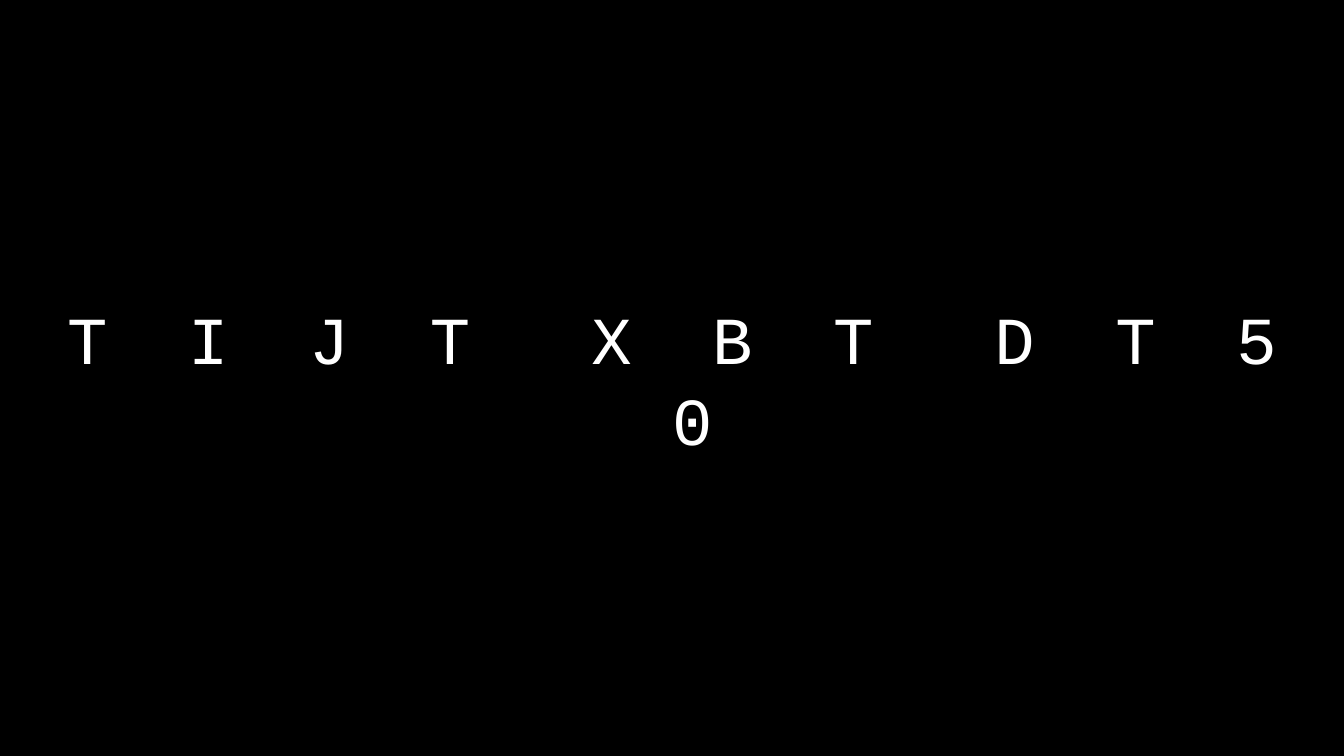
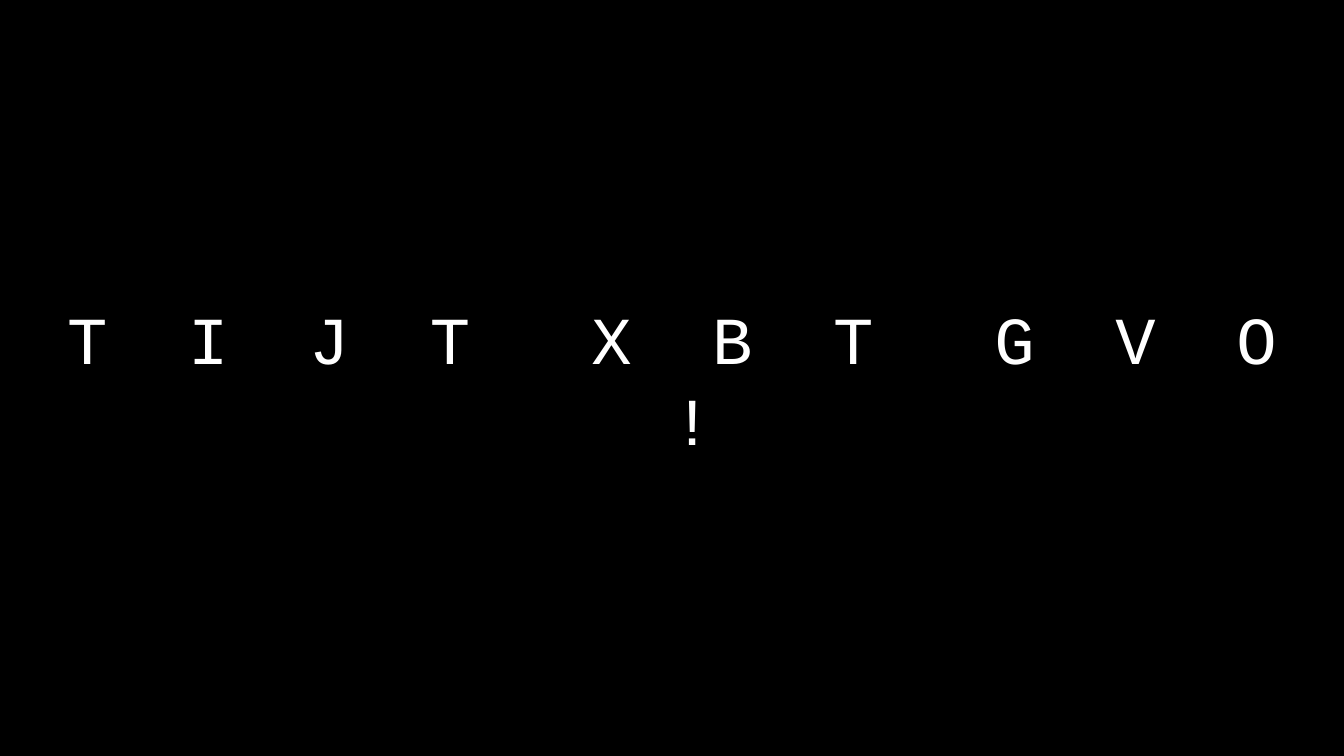
Before and after one commit to SQ4007-2025/website, a slide deck: slide 159 of lectures/slides_3.pptx. Drawn at 1344x756 pixels with LibreOffice and Linux fonts; fonts in the diff are those of the drawing. Boxes give left, top, right and bottom in pixels: in the first picture for what was removed or moved away, otherwise in the second. Text is boxed around its words. In the diff, an @@ line names an element or a change of style, - is before the commit and + after.

```diff
--- a/lectures/slides_3.pptx
+++ b/lectures/slides_3.pptx
@@ title at (67,319,1276,365): text changed @@
-T I J T X B T D T 5 0
+T I J T X B T G V O !
```
Also in this commit, not shown: 10 other slides changed, 2 slides added, 1 slide removed, 4 other files.
